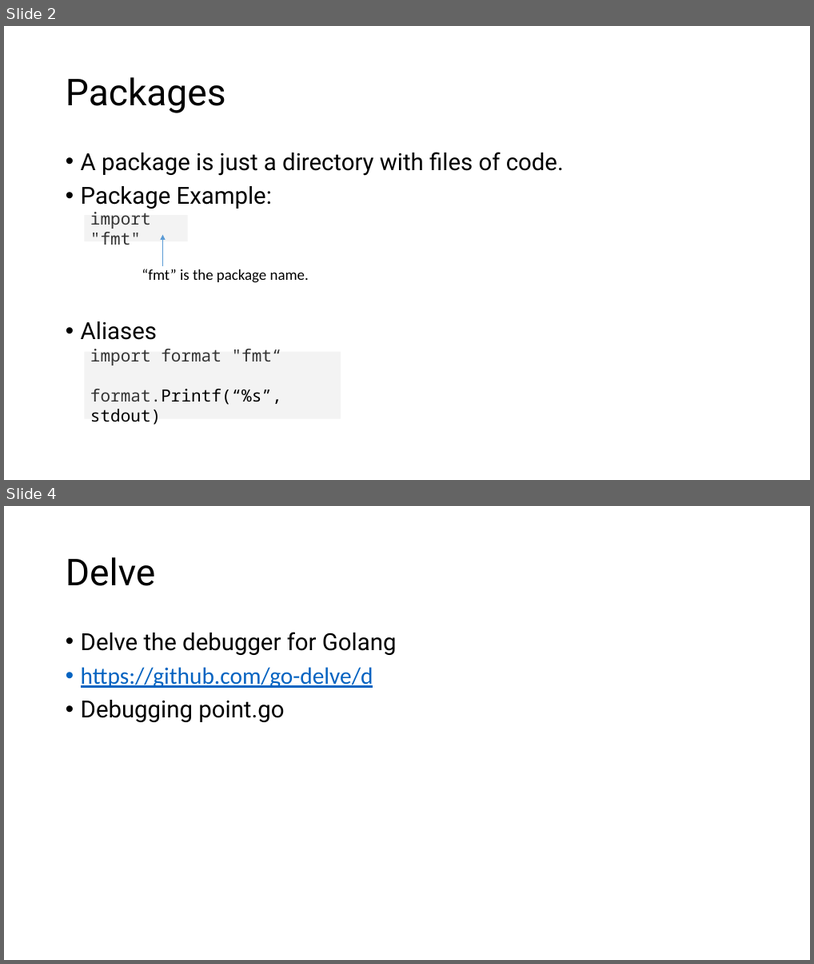
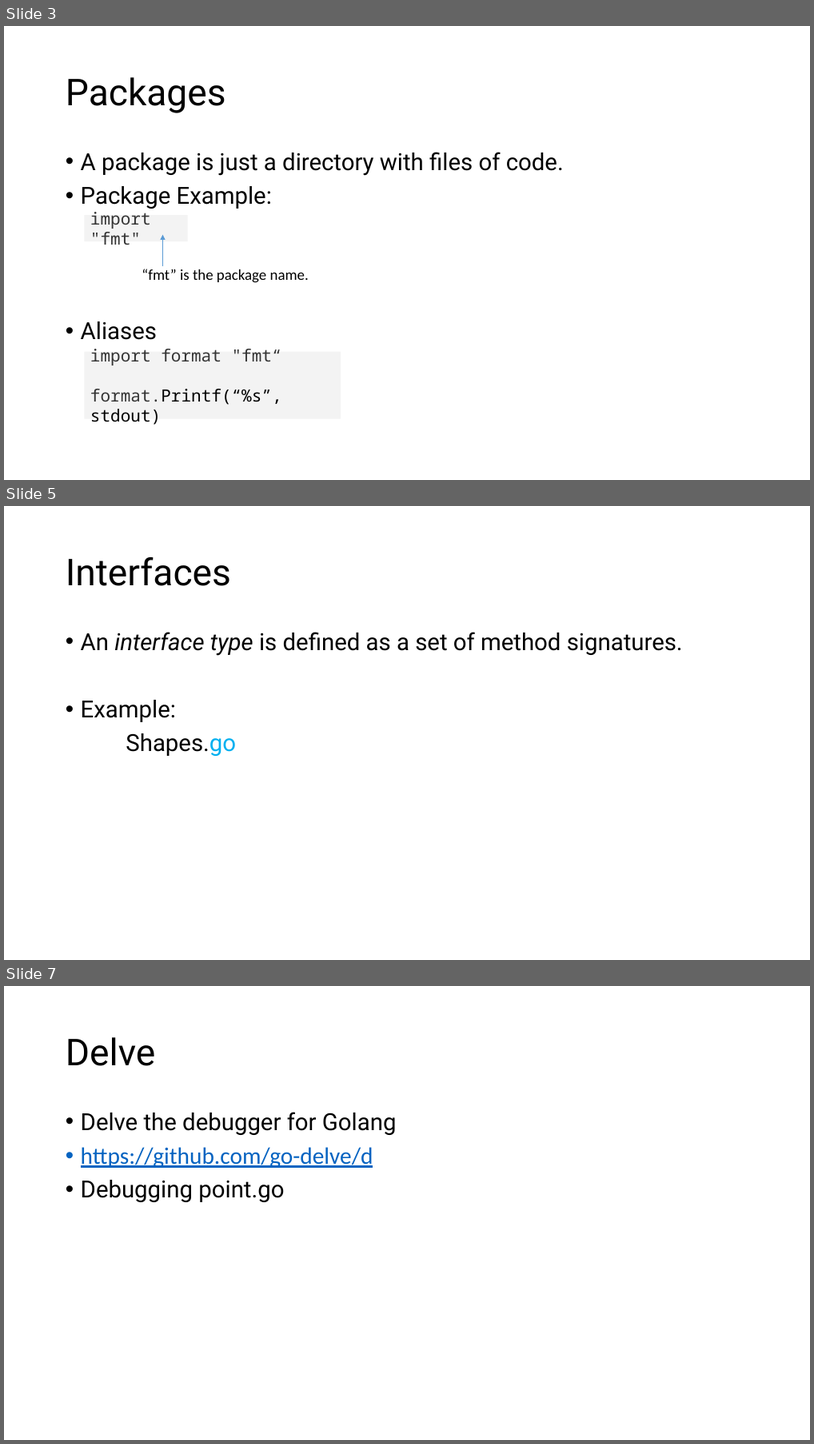
Before and after one commit to AlnaberA/golang_tutorial_projects, a slide deck: assets/powerpoints/golang2.pptx. Shown one above the other, each under a label of ours: slides 2 and 4 before the commit, slides 3, 5 and 7 after it; the slides between them are not shown. The pictures are 814x964 and 814x1444 pixels, drawn with LibreOffice and Linux fonts; fonts in the diff are those of the drawing. Boxes give left, top, right and bottom in pixels: in the first picture for what was removed or moved away, otherwise in the second. Text is boxed around its words. In the diff, an @@ line names an element or a change of style, - is before the commit and + after.

Commit message:
adding interfaces and structs tutorial.

```diff
--- a/assets/powerpoints/golang2.pptx
+++ b/assets/powerpoints/golang2.pptx
@@ slide 5 added at [4, 506, 810, 960], background #FFFFFF @@
@@ title added at [66, 557, 231, 586], 44 pt, text #000000 @@
+Interfaces
@@ text added at [81, 632, 683, 756], 28 pt, text #000000 @@
+• An interface type is defined as a set of method signatures.
+• Example:
+Shapes.go
@@ what was slide 2 is now slide 3 @@
@@ what was slide 4 is now slide 7 @@
```
Also in this commit, not shown: 1 slide changed, 3 other slides added, 2 slides removed, 1 other file.
